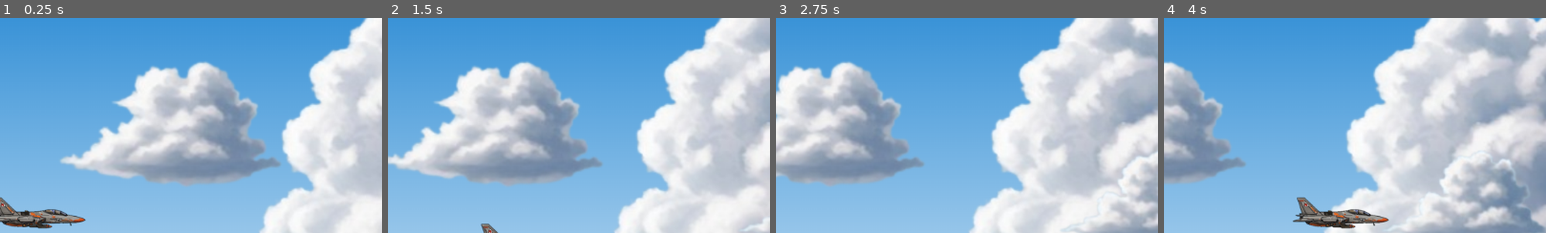
Above: before the commit, frames 1-4 (left to right).
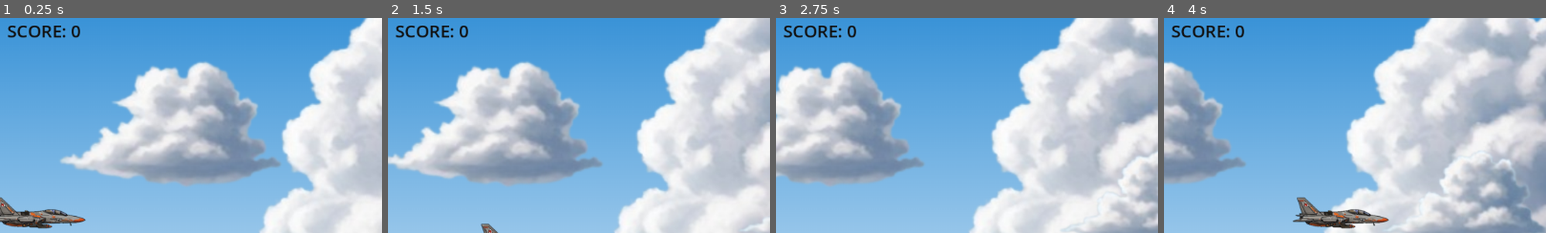
Above: after the commit, the same moments.

Repository: ryowu/intelligent-machine
Game: Godot game, scene res://scene/stage_1.tscn
Two runs of this game, one before a commit and one after it. Both use one fixed random seed, a clock stepped at 60 frames per second and the inputs below. Sound files missing from this copy of the repository are replaced by a short silence.
Inputs:
- Up to frame 1 (0.25 s): no input
- Up to frame 2 (1.5 s): tap Enter (ui_accept) at 0.5, 0.77 s; hold Right (ui_right) 0.53-1.28 s; hold Down (ui_down) from 1.28 s (still down)
- Up to frame 3 (2.75 s): tap Enter (ui_accept) at 1.52 s; release Down (ui_down) at 2.03 s; hold Right (ui_right) from 2.03 s (still down)
- Up to frame 4 (4 s): release Right (ui_right) at 2.78 s; hold Up (ui_up) 2.78-3.53 s; tap Enter (ui_accept) at 3.02, 3.77 s; hold Left (ui_left) from 3.53 s (still down)
The pictures show only the part of the screen within x 2-52%, y 1-51%; the shares and areas given below are measured in that part.

The runs differ from the first frame. In frame 1, 0.6% of the frame differs, in the area x 2-21%, y 3-10%; in frame 2, 0.6%; in frame 3, 0.6%; in frame 4, 0.6%.

Commit message:
Add score label and global manager, add score property to base enemy

Diff:
--- a/project.godot
+++ b/project.godot
@@ -14,6 +14,10 @@
 run/main_scene="res://scene/stage_1.tscn"
 config/features=PackedStringArray("4.3", "Forward Plus")
 config/icon="res://icon.svg"
+
+[autoload]
+
+GlobalManager="*res://scene/sys/global.tscn"
 
 [display]
 
--- a/scene/planes/enemy_shoot_1.tscn
+++ b/scene/planes/enemy_shoot_1.tscn
@@ -10,6 +10,7 @@
 fireball_shoot_interval = 2.5
 speed = 150
 hp = 2
+score = 150
 
 [node name="enemy_body" parent="." index="0"]
 scale = Vector2(0.8, 0.8)
--- a/scene/planes/enemy_support.tscn
+++ b/scene/planes/enemy_support.tscn
@@ -13,6 +13,7 @@
 power_item_scene = ExtResource("3_hqiox")
 fireball_scene = ExtResource("4_6j172")
 hp = 18
+score = 300
 
 [node name="enemy_body" parent="." index="0"]
 scale = Vector2(0.6, 0.6)
--- a/scene/stage_1.tscn
+++ b/scene/stage_1.tscn
@@ -12,8 +12,6 @@
 
 [node name="stage1" type="Node2D"]
 script = ExtResource("1_gjdnm")
-spawn_rate = null
-spawn_y_range = null
 
 [node name="ParallaxBackground" type="ParallaxBackground" parent="."]
 script = ExtResource("1_pjjte")
@@ -62,3 +60,24 @@
 
 [node name="spawner" type="Node2D" parent="."]
 script = ExtResource("9_ee41g")
+
+[node name="ui_panel" type="Control" parent="."]
+z_index = 99
+layout_mode = 3
+anchors_preset = 15
+anchor_right = 1.0
+anchor_bottom = 1.0
+offset_right = 300.0
+offset_bottom = 400.0
+grow_horizontal = 2
+grow_vertical = 2
+
+[node name="lbl_score" type="Label" parent="ui_panel"]
+layout_mode = 0
+offset_left = 34.0
+offset_top = 10.0
+offset_right = 338.0
+offset_bottom = 51.0
+theme_override_colors/font_color = Color(0.0666667, 0.0666667, 0.0666667, 1)
+theme_override_font_sizes/font_size = 26
+text = "SCORE: 0"
--- /dev/null
+++ b/scene/sys/global.tscn
@@ -0,0 +1,6 @@
+[gd_scene load_steps=2 format=3 uid="uid://bhyyy2h3n5e4b"]
+
+[ext_resource type="Script" path="res://scripts/sys/global.gd" id="1_7okat"]
+
+[node name="global" type="Node2D"]
+script = ExtResource("1_7okat")
--- a/scripts/planes/base_enemy.gd
+++ b/scripts/planes/base_enemy.gd
@@ -2,6 +2,7 @@
 
 @export var speed = 220
 @export var hp = 3
+@export var score = 100
 @onready var explosion: AnimatedSprite2D = $explosion
 @onready var collision: CollisionShape2D = $CollisionShape2D
 @onready var enemy_body: Sprite2D = $enemy_body
@@ -25,9 +26,9 @@
 		area.queue_free()  # Remove bullet
 		if hp <= 0:  # If HP reaches zero, play explosion
 			dying = true
+			GlobalManager.add_score(score)
 			play_explosion()
 
-# Function to play explosion and disable the enemy
 func play_explosion():
 	explosion.visible = true
 	explode_audio.play()
--- a/scripts/stages/stage_1.gd
+++ b/scripts/stages/stage_1.gd
@@ -1,5 +1,10 @@
 extends Node2D
 @onready var player_1: Area2D = $Player1
+@onready var lbl_score: Label = $ui_panel/lbl_score
 
 func _ready():
+	GlobalManager.score_updated.connect(update_score_label)
 	player_1.position = Vector2(80, 300)
+
+func update_score_label(new_score):
+	lbl_score.text = "SCORE: " + str(new_score)
--- /dev/null
+++ b/scripts/sys/global.gd
@@ -0,0 +1,10 @@
+extends Node2D
+
+signal score_updated(new_score)  # Signal to notify subscribers when score updates
+
+var score: int = 0
+
+# Function to add score and emit signal
+func add_score(amount: int):
+	score += amount
+	score_updated.emit(score)  # Emit the new score to update UI
